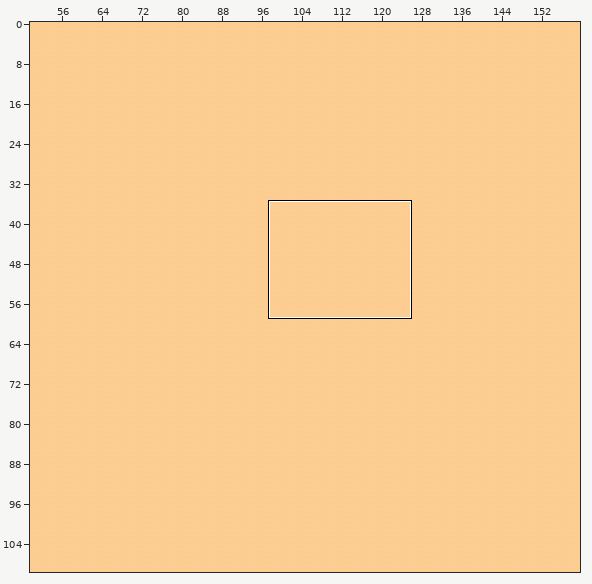
Two states of a Tiled map, core/assets/Dessert.tmx. The first picture is a wide view before the edit; the outline marks the close-up.
Close-up. Before:
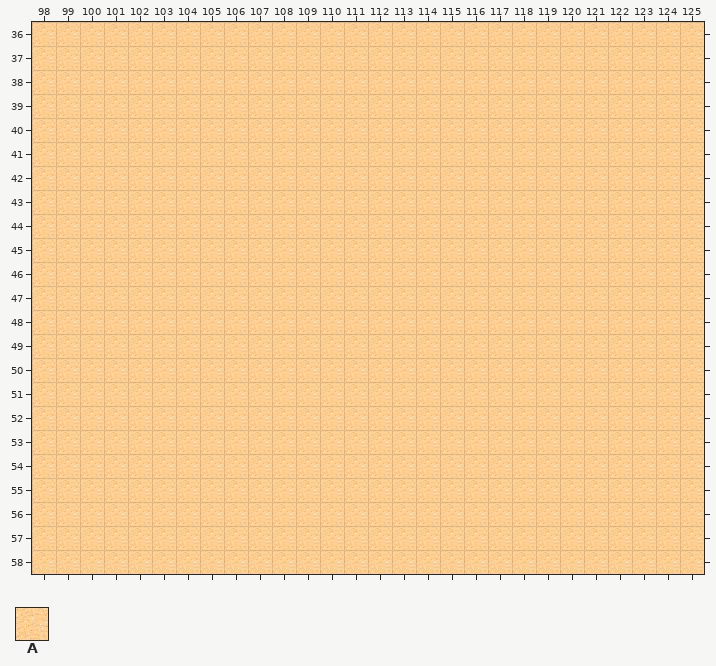
Cells are 32x32 px. Shown: x 98..125, y 36..58. The commit also changed other parts of the map, which this record leaves out.
Key: from "Desert": A 29.
_ is an empty cell.
Layers that did not change in this view are not listed.
Layer "Tile Layer 3" before, first column x 98:
36 AAAAAAAAAAAAAAAAAAAAAAAAAAAA
37 AAAAAAAAAAAAAAAAAAAAAAAAAAAA
38 AAAAAAAAAAAAAAAAAAAAAAAAAAAA
39 AAAAAAAAAAAAAAAAAAAAAAAAAAAA
40 AAAAAAAAAAAAAAAAAAAAAAAAAAAA
41 AAAAAAAAAAAAAAAAAAAAAAAAAAAA
42 AAAAAAAAAAAAAAAAAAAAAAAAAAAA
43 AAAAAAAAAAAAAAAAAAAAAAAAAAAA
44 AAAAAAAAAAAAAAAAAAAAAAAAAAAA
45 AAAAAAAAAAAAAAAAAAAAAAAAAAAA
46 AAAAAAAAAAAAAAAAAAAAAAAAAAAA
47 AAAAAAAAAAAAAAAAAAAAAAAAAAAA
48 AAAAAAAAAAAAAAAAAAAAAAAAAAAA
49 AAAAAAAAAAAAAAAAAAAAAAAAAAAA
50 AAAAAAAAAAAAAAAAAAAAAAAAAAAA
51 AAAAAAAAAAAAAAAAAAAAAAAAAAAA
52 AAAAAAAAAAAAAAAAAAAAAAAAAAAA
53 AAAAAAAAAAAAAAAAAAAAAAAAAAAA
54 AAAAAAAAAAAAAAAAAAAAAAAAAAAA
55 AAAAAAAAAAAAAAAAAAAAAAAAAAAA
56 AAAAAAAAAAAAAAAAAAAAAAAAAAAA
57 AAAAAAAAAAAAAAAAAAAAAAAAAAAA
58 AAAAAAAAAAAAAAAAAAAAAAAAAAAA
Once edited:
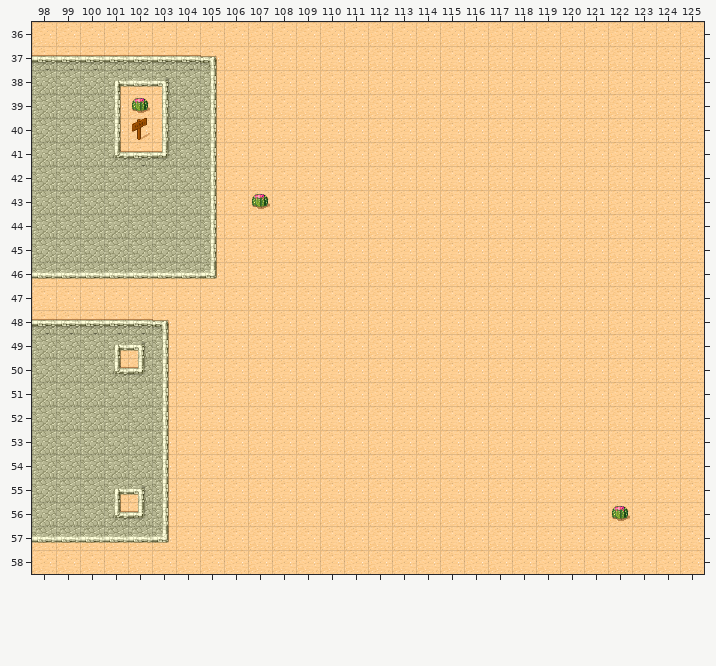
The edit:
Changed rows in their new state; . is an unchanged cell.
Layer "Tile Layer 3" (now hidden):
first column x 98:
37 ________.................
38 ________.................
39 ________.................
40 ________.................
41 ________.................
42 ________.................
43 ________._...............
44 ________.................
45 ________.................
46 ________.................
48 ______...................
49 ______...................
50 ______...................
51 ______...................
52 ______...................
53 ______...................
54 ______...................
55 ______...................
56 ______.................._
57 ______...................
Pixel boxes of the changes (left, top, right, bottom) in both close-ups:
removed: (32, 55, 217, 279)
removed: (252, 194, 270, 209)
removed: (32, 319, 169, 543)
removed: (612, 506, 630, 521)
